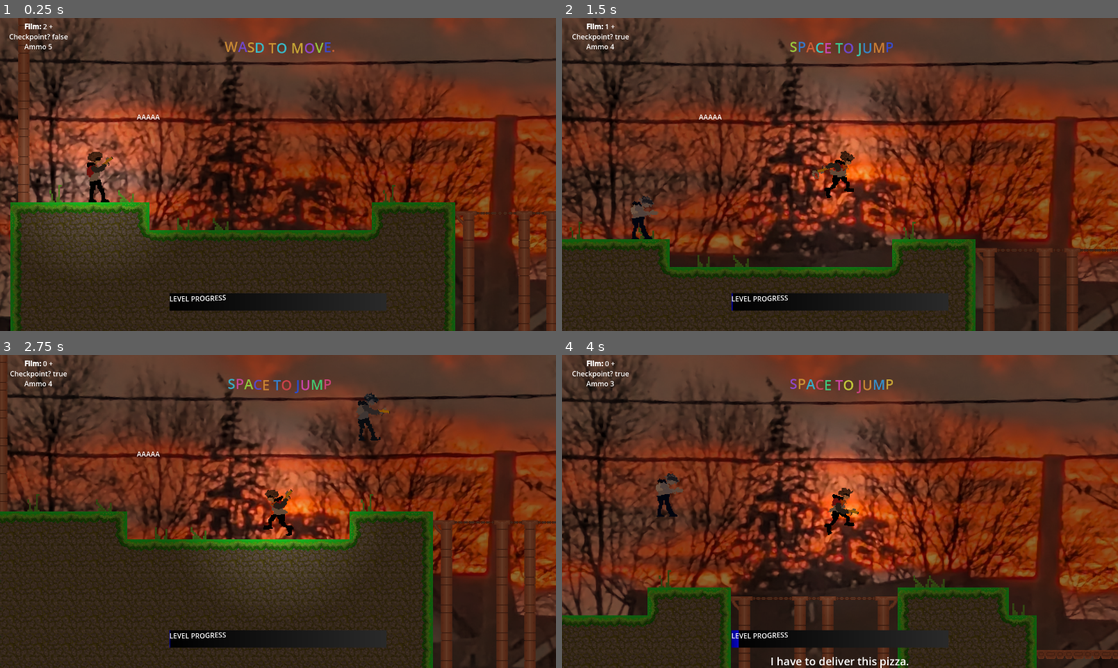
Above: before the commit, frames 1-4 (two rows, left to right).
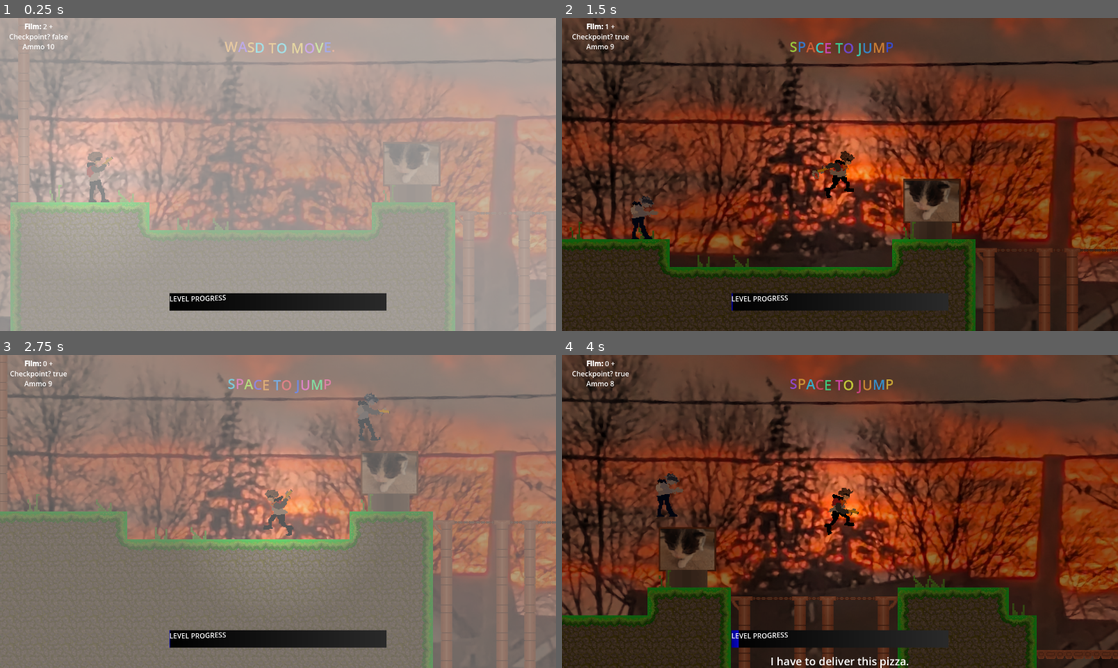
Above: after the commit, the same moments.

Repository: Kamedeco/HAVEN_JAW
Game: Godot game, scene res://scenes/world.tscn
Same seed, same stepped clock (60 frames per second), same inputs: the game is played once before the commit and once after it.
Inputs (mouse positions are in pixels of both pictures, inside the frame that each line leads up to):
- Up to frame 1 (0.25 s): no input
- Up to frame 2 (1.5 s): move the mouse to (962, 158) at 0.52 s; hold D (Right) from 0.53 s (still down); right-click (962, 158) at 0.6 s; tap Space (Jump) at 0.77, 1.07 s; click (962, 158) at 0.8 s; move the mouse to (728, 190) at 1.27 s; click (728, 190) at 1.35 s
- Up to frame 3 (2.75 s): tap Space (Jump) at 1.52, 1.55, 1.82, 2.1 s; move the mouse to (333, 442) at 2.02 s; release D (Right) at 2.03 s; hold A (Left) from 2.03 s (still down); right-click (333, 442) at 2.3 s
- Up to frame 4 (4 s): move the mouse to (812, 574) at 2.77 s; release A (Left) at 2.78 s; hold D (Right) from 2.78 s (still down); right-click (812, 574) at 2.85 s; tap Space (Jump) at 3.02, 3.32, 3.77, 3.8 s; click (812, 574) at 3.05 s; move the mouse to (1006, 558) at 3.52 s; click (1006, 558) at 3.6 s

The runs differ from the first frame. In frame 1, 98% of the frame differs, in the area x 0-100%, y 0-100%; in frame 2, 1.8%; in frame 3, 98%; in frame 4, 1.6%.

Commit message:
a

Diff:
--- a/Scripts/canister.gd
+++ b/Scripts/canister.gd
@@ -4,4 +4,4 @@
 func _on_body_entered(body: Node2D) -> void:
 	Global.player_ammo += 3
 	print(Global.player_film)
-	queue_free()
+	$AnimationPlayer.play("Pickup")
--- a/Scripts/global.gd
+++ b/Scripts/global.gd
@@ -1,5 +1,5 @@
 extends Node
-var player_ammo = 5
+var player_ammo = 10
 var player_film = 2
 var film_multiple = 1
 var checkpoint = Vector2(0, 0)
--- a/Scripts/player.gd
+++ b/Scripts/player.gd
@@ -4,6 +4,7 @@
 @onready var charecter: AnimatedSprite2D = $charecter
 @onready var animated_sprite_2d: AnimatedSprite2D = $Arm2/AnimatedSprite2D
 
+@onready var audio_stream_player_2d: AudioStreamPlayer2D = $AudioStreamPlayer2D
 
 var my_direction = 1
 const SPEED = 300.0
@@ -46,6 +47,7 @@
 			impulsed = false
 		# Handle jump.add
 		if Input.is_action_just_pressed("Jump") and is_on_floor():
+			$AnimationPlayer.play("jump")
 			velocity.y = JUMP_VELOCITY
 		# Get the input direction: -1, 0, 1
 		var direction = Input.get_axis("Left", "Right")
@@ -57,6 +59,8 @@
 
 		elif direction > 0:
 			charecter.flip_h = false
+		if Input.is_action_just_pressed("photo"):
+			$AnimationPlayer.play("Shutter")
 		if Input.is_action_just_pressed("Interact") and is_on_floor():
 			pass
 			if interactable == true:
@@ -79,7 +83,7 @@
 		if Input.is_action_just_pressed("shoot"):
 			if reload_time > 1 and Global.player_ammo >0:
 				shoot()
-
+				$AnimationPlayer.play("Shoot")
 				Global.player_ammo -= 1
 				var vect = get_global_mouse_position() - position
 				vect = vect.normalized()*200
@@ -106,9 +110,11 @@
 				velocity.x = direction * SPEED*0.8
 			elif impulsed == true and not is_on_floor():
 				velocity.x = SPEED*direction*0.8 + vect_x * jump_force
+				$AnimationPlayer.play("Walk")
 				#print("AAA")
 			elif impulsed == true and is_on_floor():
 				velocity.x = SPEED*direction + vect_x * jump_force
+				$AnimationPlayer.play("Walk")
 				#print("BBB")
 			if vect_x >0:
 				if velocity.x < vect_x:
--- a/scenes/canister.tscn
+++ b/scenes/canister.tscn
@@ -2,6 +2,7 @@
 
 [ext_resource type="Texture2D" uid="uid://vr6oasnbpnci" path="res://Tile sets/CANISTER.png" id="1_4hnjd"]
 [ext_resource type="Script" uid="uid://xqvy1nkynxom" path="res://Scripts/canister.gd" id="1_kdhx3"]
+[ext_resource type="AudioStream" uid="uid://i5bnrhqcxilp" path="res://assets/haven_sounds/pickup.mp3" id="3_76bq4"]
 
 [sub_resource type="AtlasTexture" id="AtlasTexture_76bq4"]
 atlas = ExtResource("1_4hnjd")
@@ -200,18 +201,111 @@
 
 [sub_resource type="RectangleShape2D" id="RectangleShape2D_djfxq"]
 
+[sub_resource type="Animation" id="Animation_76bq4"]
+resource_name = "Pickup"
+tracks/0/type = "value"
+tracks/0/imported = false
+tracks/0/enabled = true
+tracks/0/path = NodePath("AudioStreamPlayer2D:playing")
+tracks/0/interp = 1
+tracks/0/loop_wrap = true
+tracks/0/keys = {
+"times": PackedFloat32Array(0),
+"transitions": PackedFloat32Array(1),
+"update": 1,
+"values": [true]
+}
+tracks/1/type = "value"
+tracks/1/imported = false
+tracks/1/enabled = true
+tracks/1/path = NodePath("AnimatedSprite2D:visible")
+tracks/1/interp = 1
+tracks/1/loop_wrap = true
+tracks/1/keys = {
+"times": PackedFloat32Array(0),
+"transitions": PackedFloat32Array(1),
+"update": 1,
+"values": [false]
+}
+tracks/2/type = "value"
+tracks/2/imported = false
+tracks/2/enabled = true
+tracks/2/path = NodePath("CollisionShape2D:visible")
+tracks/2/interp = 1
+tracks/2/loop_wrap = true
+tracks/2/keys = {
+"times": PackedFloat32Array(0),
+"transitions": PackedFloat32Array(1),
+"update": 1,
+"values": [false]
+}
+
+[sub_resource type="Animation" id="Animation_i468y"]
+length = 0.001
+tracks/0/type = "value"
+tracks/0/imported = false
+tracks/0/enabled = true
+tracks/0/path = NodePath("AudioStreamPlayer2D:playing")
+tracks/0/interp = 1
+tracks/0/loop_wrap = true
+tracks/0/keys = {
+"times": PackedFloat32Array(0),
+"transitions": PackedFloat32Array(1),
+"update": 1,
+"values": [true]
+}
+tracks/1/type = "value"
+tracks/1/imported = false
+tracks/1/enabled = true
+tracks/1/path = NodePath("AnimatedSprite2D:visible")
+tracks/1/interp = 1
+tracks/1/loop_wrap = true
+tracks/1/keys = {
+"times": PackedFloat32Array(0),
+"transitions": PackedFloat32Array(1),
+"update": 1,
+"values": [false]
+}
+tracks/2/type = "value"
+tracks/2/imported = false
+tracks/2/enabled = true
+tracks/2/path = NodePath("CollisionShape2D:visible")
+tracks/2/interp = 1
+tracks/2/loop_wrap = true
+tracks/2/keys = {
+"times": PackedFloat32Array(0),
+"transitions": PackedFloat32Array(1),
+"update": 1,
+"values": [false]
+}
+
+[sub_resource type="AnimationLibrary" id="AnimationLibrary_pwpdy"]
+_data = {
+&"Pickup": SubResource("Animation_76bq4"),
+&"RESET": SubResource("Animation_i468y")
+}
+
 [node name="Canister" type="Area2D" unique_id=2027450342]
 scale = Vector2(2, 2)
 script = ExtResource("1_kdhx3")
 
 [node name="AnimatedSprite2D" type="AnimatedSprite2D" parent="." unique_id=1629961406]
+visible = false
 sprite_frames = SubResource("SpriteFrames_djfxq")
 animation = &"MAIN"
 autoplay = "MAIN"
 frame_progress = 0.24748744
 
 [node name="CollisionShape2D" type="CollisionShape2D" parent="." unique_id=768992822]
+visible = false
 position = Vector2(0, 4)
 shape = SubResource("RectangleShape2D_djfxq")
 
+[node name="AudioStreamPlayer2D" type="AudioStreamPlayer2D" parent="." unique_id=2029118896]
+stream = ExtResource("3_76bq4")
+volume_db = 20.0
+
+[node name="AnimationPlayer" type="AnimationPlayer" parent="." unique_id=1265153963]
+libraries/ = SubResource("AnimationLibrary_pwpdy")
+
 [connection signal="body_entered" from="." to="." method="_on_body_entered"]
--- a/scenes/player.tscn
+++ b/scenes/player.tscn
@@ -27,6 +27,10 @@
 [ext_resource type="Texture2D" uid="uid://brqwshh0keelc" path="res://assets/player-falling/pixil-frame-2.png" id="12_i4ail"]
 [ext_resource type="Texture2D" uid="uid://djekkfe0lawef" path="res://assets/player_run/pixil-frame-5.png" id="12_qfm1y"]
 [ext_resource type="Texture2D" uid="uid://2mggvfqwqf0j" path="res://Sprites/light texture.png" id="27_31cv2"]
+[ext_resource type="AudioStream" uid="uid://d0j55btfw1217" path="res://assets/haven_sounds/jump.mp3" id="28_pf23h"]
+[ext_resource type="AudioStream" uid="uid://bt2ac3uay2qf" path="res://assets/haven_sounds/gunshot_better.mp3" id="29_dt7fs"]
+[ext_resource type="AudioStream" uid="uid://clu05060rmsp8" path="res://assets/haven_sounds/footstep.mp3" id="30_wqfne"]
+[ext_resource type="AudioStream" uid="uid://dsdd424ax3cfv" path="res://assets/haven_sounds/shutter.mp3" id="31_wnwbv"]
 
 [sub_resource type="CapsuleShape2D" id="CapsuleShape2D_k0juu"]
 radius = 15.0
@@ -227,6 +231,126 @@
 "name": &"Run",
 "speed": 10.0
 }]
+
+[sub_resource type="Animation" id="Animation_pf23h"]
+length = 0.001
+tracks/0/type = "value"
+tracks/0/imported = false
+tracks/0/enabled = true
+tracks/0/path = NodePath("AudioStreamPlayer2D:playing")
+tracks/0/interp = 1
+tracks/0/loop_wrap = true
+tracks/0/keys = {
+"times": PackedFloat32Array(0),
+"transitions": PackedFloat32Array(1),
+"update": 1,
+"values": [true]
+}
+tracks/1/type = "value"
+tracks/1/imported = false
+tracks/1/enabled = true
+tracks/1/path = NodePath("AudioStreamPlayer2D2:playing")
+tracks/1/interp = 1
+tracks/1/loop_wrap = true
+tracks/1/keys = {
+"times": PackedFloat32Array(0),
+"transitions": PackedFloat32Array(1),
+"update": 1,
+"values": [true]
+}
+tracks/2/type = "value"
+tracks/2/imported = false
+tracks/2/enabled = true
+tracks/2/path = NodePath("AudioStreamPlayer2D3:playing")
+tracks/2/interp = 1
+tracks/2/loop_wrap = true
+tracks/2/keys = {
+"times": PackedFloat32Array(0),
+"transitions": PackedFloat32Array(1),
+"update": 1,
+"values": [false]
+}
+tracks/3/type = "value"
+tracks/3/imported = false
+tracks/3/enabled = true
+tracks/3/path = NodePath("AudioStreamPlayer2D4:playing")
+tracks/3/interp = 1
+tracks/3/loop_wrap = true
+tracks/3/keys = {
+"times": PackedFloat32Array(0),
+"transitions": PackedFloat32Array(1),
+"update": 1,
+"values": [true]
+}
+
+[sub_resource type="Animation" id="Animation_wqfne"]
+resource_name = "Shoot"
+tracks/0/type = "value"
+tracks/0/imported = false
+tracks/0/enabled = true
+tracks/0/path = NodePath("AudioStreamPlayer2D2:playing")
+tracks/0/interp = 1
+tracks/0/loop_wrap = true
+tracks/0/keys = {
+"times": PackedFloat32Array(0),
+"transitions": PackedFloat32Array(1),
+"update": 1,
+"values": [true]
+}
+
+[sub_resource type="Animation" id="Animation_gl8cc"]
+resource_name = "Shutter"
+tracks/0/type = "value"
+tracks/0/imported = false
+tracks/0/enabled = true
+tracks/0/path = NodePath("AudioStreamPlayer2D4:playing")
+tracks/0/interp = 1
+tracks/0/loop_wrap = true
+tracks/0/keys = {
+"times": PackedFloat32Array(0),
+"transitions": PackedFloat32Array(1),
+"update": 1,
+"values": [true]
+}
+
+[sub_resource type="Animation" id="Animation_wnwbv"]
+resource_name = "Walk"
+tracks/0/type = "value"
+tracks/0/imported = false
+tracks/0/enabled = true
+tracks/0/path = NodePath("AudioStreamPlayer2D3:playing")
+tracks/0/interp = 1
+tracks/0/loop_wrap = true
+tracks/0/keys = {
+"times": PackedFloat32Array(0),
+"transitions": PackedFloat32Array(1),
+"update": 1,
+"values": [true]
+}
+
+[sub_resource type="Animation" id="Animation_dt7fs"]
+resource_name = "jump"
+tracks/0/type = "value"
+tracks/0/imported = false
+tracks/0/enabled = true
+tracks/0/path = NodePath("AudioStreamPlayer2D:playing")
+tracks/0/interp = 1
+tracks/0/loop_wrap = true
+tracks/0/keys = {
+"times": PackedFloat32Array(0),
+"transitions": PackedFloat32Array(1),
+"update": 1,
+"values": [true]
+}
+
+[sub_resource type="AnimationLibrary" id="AnimationLibrary_wqfne"]
+_data = {
+&"RESET": SubResource("Animation_pf23h"),
+&"Shoot": SubResource("Animation_wqfne"),
+&"Shutter": SubResource("Animation_gl8cc"),
+&"Walk": SubResource("Animation_wnwbv"),
+&"jump": SubResource("Animation_dt7fs")
+}
 
 [node name="Player" type="CharacterBody2D" unique_id=206166448 groups=["player"]]
 z_index = 2
@@ -269,4 +393,23 @@
 range_z_max = 1
 texture = ExtResource("27_31cv2")
 
+[node name="AudioStreamPlayer2D" type="AudioStreamPlayer2D" parent="." unique_id=1595845926]
+stream = ExtResource("28_pf23h")
+volume_db = 20.0
+
+[node name="AnimationPlayer" type="AnimationPlayer" parent="." unique_id=860822981]
+libraries/ = SubResource("AnimationLibrary_wqfne")
+
+[node name="AudioStreamPlayer2D2" type="AudioStreamPlayer2D" parent="." unique_id=1646893894]
+stream = ExtResource("29_dt7fs")
+volume_db = 18.0
+
+[node name="AudioStreamPlayer2D3" type="AudioStreamPlayer2D" parent="." unique_id=1220745758]
+stream = ExtResource("30_wqfne")
+volume_db = 24.0
+
+[node name="AudioStreamPlayer2D4" type="AudioStreamPlayer2D" parent="." unique_id=614593719]
+stream = ExtResource("31_wnwbv")
+volume_db = 15.0
+
 [connection signal="timeout" from="Timer" to="." method="_on_timer_timeout"]
--- a/scenes/world.gd
+++ b/scenes/world.gd
@@ -7,6 +7,7 @@
 @export var Film : PackedScene
 @export var Can : PackedScene
 @onready var texture_progress_bar: TextureProgressBar = $Ui/TextureProgressBar
+@onready var anima: AnimationPlayer = $Ui/ColorRect/Anima
 
 @onready var rtl: RichTextLabel = $Ui/RichTextLabel
 @onready var tutorial: RichTextLabel = $Ui/Tutorial
@@ -37,12 +38,14 @@
 	if Global.attempt == 0:
 		$"1A".enabled = true
 		for i in tilemaps1.size():
+			$Cat.show()
 			tilemaps1[i].enabled = false
 		for i in tilemaps2.size():
 			tilemaps2[i].enabled = false
 		for i in tilemaps3.size():
 			tilemaps3[i].enabled = false
 	else:
+		$Cat.hide()
 		$"1A".enabled = false
 		for child in $Bushes.get_children():
 			if "visible" in child:
--- a/scenes/world.tscn
+++ b/scenes/world.tscn
@@ -12,6 +12,8 @@
 [ext_resource type="PackedScene" uid="uid://bojjphrs12pf3" path="res://scenes/bush.tscn" id="9_7r4gi"]
 [ext_resource type="Texture2D" uid="uid://ccttnre784a44" path="res://assets/player_run/PXL_20261114_220142205.jpg" id="10_w7kh3"]
 [ext_resource type="Texture2D" uid="uid://cer52lgn0jwfl" path="res://Tile sets/HOUSE.png" id="12_q5onr"]
+[ext_resource type="Texture2D" uid="uid://bdm3d8reqw85w" path="res://Tile sets/CAT.png" id="13_jhx03"]
+[ext_resource type="AudioStream" uid="uid://btsosfijmft4a" path="res://assets/haven_sounds/Haven OST.mp3" id="14_o8fc1"]
 
 [sub_resource type="TileSetAtlasSource" id="TileSetAtlasSource_k0juu"]
 texture = ExtResource("4_k0juu")
@@ -3158,7 +3160,7 @@
 
 [node name="1A" type="TileMapLayer" parent="." unique_id=120039255]
 z_index = 1
-tile_map_data = PackedByteArray("AAADAAIAAAAAAAAAAAACAAIAAAA …(11072 unchanged characters)… DAAIAAAA1AAoAAAADAAIAAAA1AAsAAAADAAIAAAA=")
+tile_map_data = PackedByteArray("AAADAAIAAAAAAAAAAAACAAIAAAA …(11072 unchanged characters)… DAAIAAAA1AAoAAAADAAIAAAA1AAsAAAADAAIAAAArAAAAAQABAAAAAAAsAAAAAQABAAAAAAA=")
 tile_set = SubResource("TileSet_ss3c0")
 
 [node name="Death" parent="." unique_id=1976426634 instance=ExtResource("5_71j4m")]
@@ -3199,7 +3201,6 @@
 grow_horizontal = 2
 grow_vertical = 0
 bbcode_enabled = true
-text = "AAAAA"
 
 [node name="AnimationPlayer" type="AnimationPlayer" parent="Ui/Dialogue" unique_id=2007707414]
 libraries/ = SubResource("AnimationLibrary_w7kh3")
@@ -3231,7 +3232,6 @@
 text = "[wave]LEVEL PROGRESS"
 
 [node name="ColorRect" type="ColorRect" parent="Ui" unique_id=781118979]
-visible = false
 offset_right = 40.0
 offset_bottom = 40.0
 scale = Vector2(56.977596, 81.600006)
@@ -3402,7 +3402,7 @@
 scale = Vector2(1.0000001, 1)
 color = Color(0.5564192, 0.4124861, 0.30548692, 1)
 
-[node name="Sprite2D" type="Sprite2D" parent="." unique_id=130205837]
+[node name="Cat2" type="Sprite2D" parent="." unique_id=130205837]
 position = Vector2(435, -40)
 scale = Vector2(2, 2)
 texture = ExtResource("12_q5onr")
@@ -3413,5 +3413,17 @@
 tile_map_data = PackedByteArray("AAD4/wkAAAAAAAEAAAD5/wkAAAADAAIAAAD5/wsAAAADAAIAAAD4/wsAAAAAAAEAAAD4/woAAAAAAAEAAAD5/w …(6848 unchanged characters)…
 tile_set = SubResource("TileSet_ss3c0")
 
+[node name="Cat" type="Sprite2D" parent="." unique_id=539816149]
+position = Vector2(186, 17)
+texture = ExtResource("13_jhx03")
+
+[node name="AudioStreamPlayer2D" type="AudioStreamPlayer2D" parent="." unique_id=389407808]
+stream = ExtResource("14_o8fc1")
+autoplay = true
+
+[node name="AudioStreamPlayer" type="AudioStreamPlayer" parent="." unique_id=199458156]
+stream = ExtResource("14_o8fc1")
+autoplay = true
+
 [connection signal="animation_finished" from="Ui/Dialogue/AnimationPlayer" to="." method="_on_animation_player_animation_finished"]
 [connection signal="timeout" from="Timer" to="." method="_on_timer_timeout"]
Binary file added: Tile sets/CAT.png
Not shown, added: Tile sets/CAT.png.import
Not shown, changed: assets/haven_sounds/jump.mp3.import
